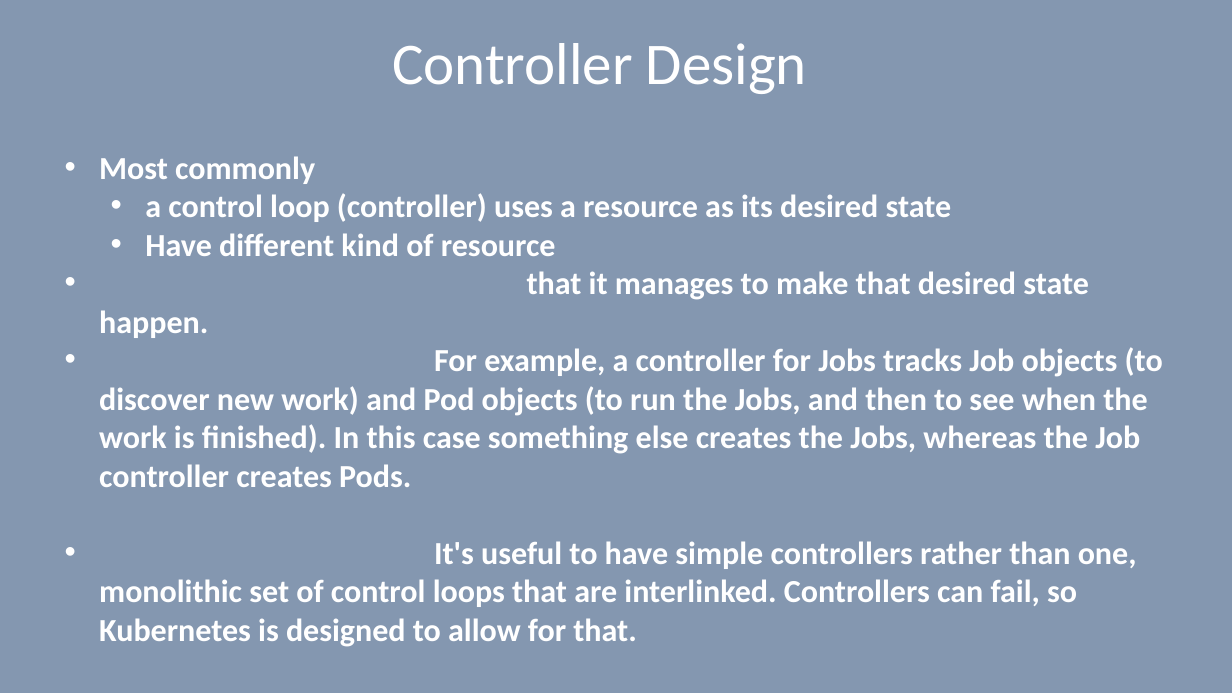
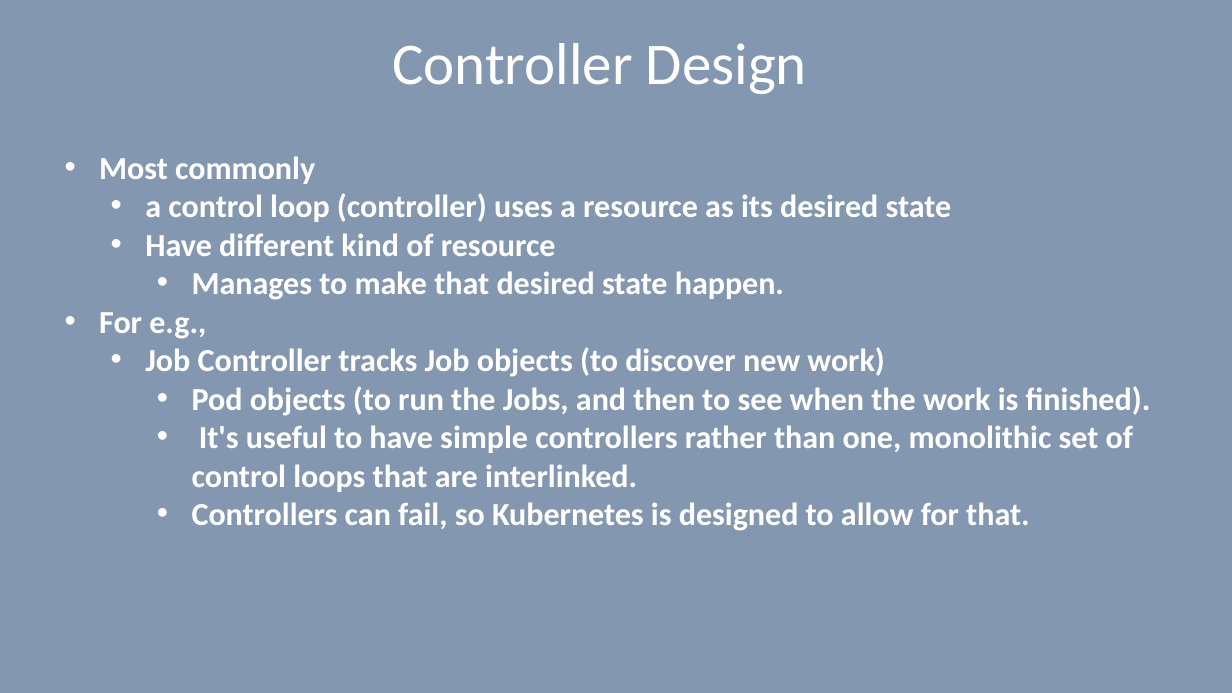
Before and after one commit to vilasvarghese/CKA, a slide deck: slide 14 of notes/CKA_1-19.pptx. Drawn at 1232x693 pixels with LibreOffice and Linux fonts; fonts in the diff are those of the drawing. Boxes give left, top, right and bottom in pixels: in the first picture for what was removed or moved away, otherwise in the second. Text is boxed around its words. In the diff, an @@ line names an element or a change of style, - is before the commit and + after.

```diff
--- a/notes/CKA_1-19.pptx
+++ b/notes/CKA_1-19.pptx
@@ text at <box>99,271,1151,531</box>: text changed @@
-• that it manages to make that desired state happen.
-• For example, a controller for Jobs tracks Job objects (to discover new work) and Pod objects (to run the Jobs, and then to see when the work is finished). In this case something else creates the Jobs, whereas the Job controller creates Pods.
-• It's useful to have simple controllers rather than one, monolithic set of control loops that are interlinked. Controllers can fail, so Kubernetes is designed to allow for that.
+    • Manages to make that desired state happen.
+• For e.g.,
+  • Job Controller tracks Job objects (to discover new work)
+    • Pod objects (to run the Jobs, and then to see when the work is finished).
+    • It's useful to have simple controllers rather than one, monolithic set of control loops that are interlinked.
+    • Controllers can fail, so Kubernetes is designed to allow for that.
```
Also in this commit, not shown: 3 other slides changed, 10 other files.
